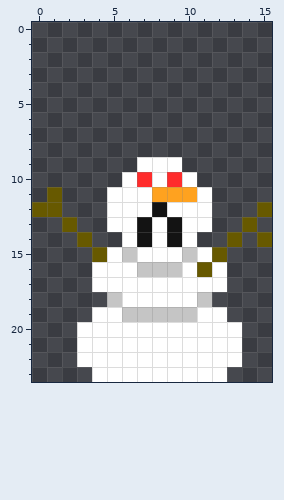
Edited in one commit: pixel-art sprite (gfx/snowman.png). The picture above was drawn from the file before the commit.
The file is 16x24 pixels. Colours within 5 levels of each other are drawn and written as one.
Now the later version:
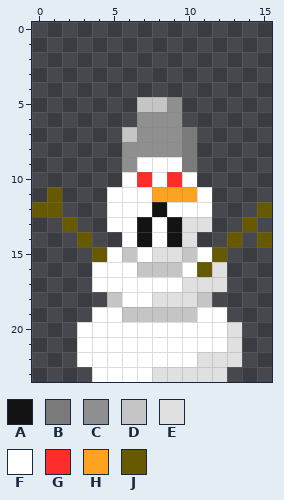
Palette (. is transparent): A #131313  B #7a7a7a  C #8f8f8f  D #c5c5c5  E #e0e0e0  F #ffffff  G #ff2c2c  H #ffa21f  J #675900
The author wrote: Tweak the snowman and water bucket textures
Edits made:
@@ x 4..12 @@
  4 .........
- 5 .........
- 6 .........
- 7 .........
- 8 .........
- 9 ...FFF...
+ 5 ...DDC...
+ 6 ...CCC...
+ 7 ..DCCCB..
+ 8 ..CCCCB..
+ 9 ..CFFFB..
 10 ..FGFGF..
@@ x 6..15 @@
 12 FFAFFF...J
-13 FAFAFF..J.
-14 FAFAF..J.J
-15 DFFFDFJ...
-16 FDDDFJF...
-17 FFFFFFF...
-18 FFFFFD....
+13 FAFAEE..J.
+14 FAFAE..J.J
+15 DFEEDFJ...
+16 FDDDFJE...
+17 FFFFEEE...
+18 FFEEED....
 19 DDDDDFF...
-20 FFFFFFFF..
-21 FFFFFFFF..
-22 FFFFFFFF..
-23 FFFFFFF...
+20 FFFFFFFE..
+21 FFFFFFFE..
+22 FFFFFEEE..
+23 FFEEEEE...
